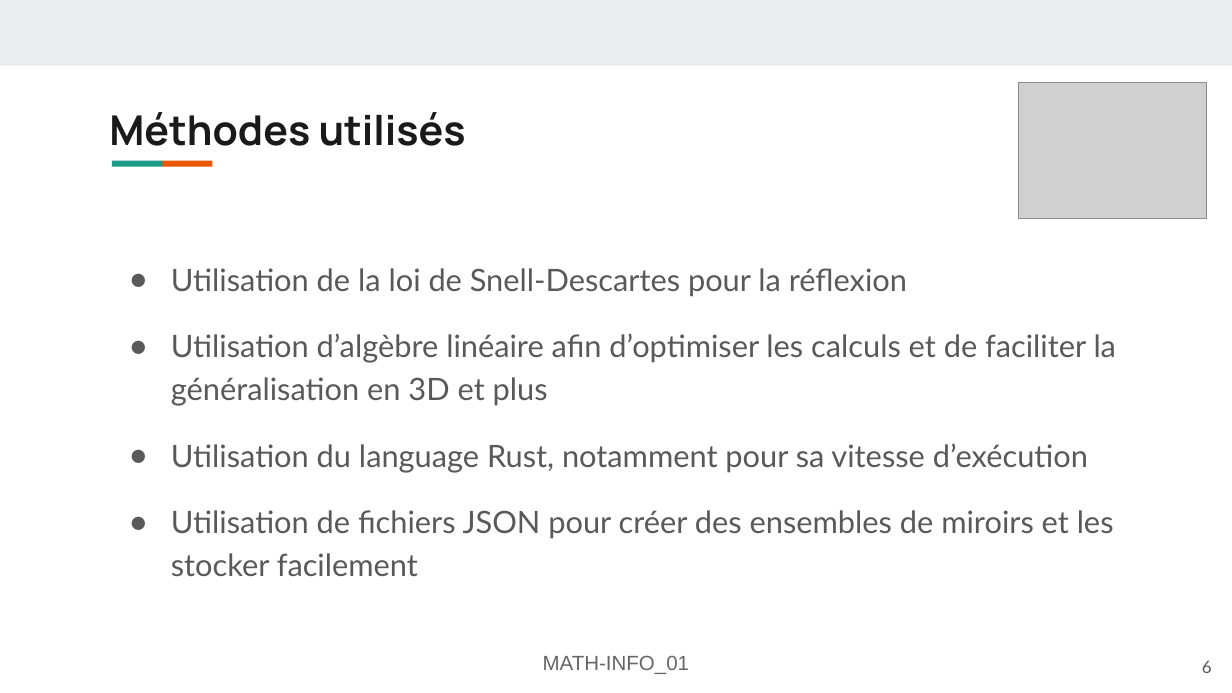
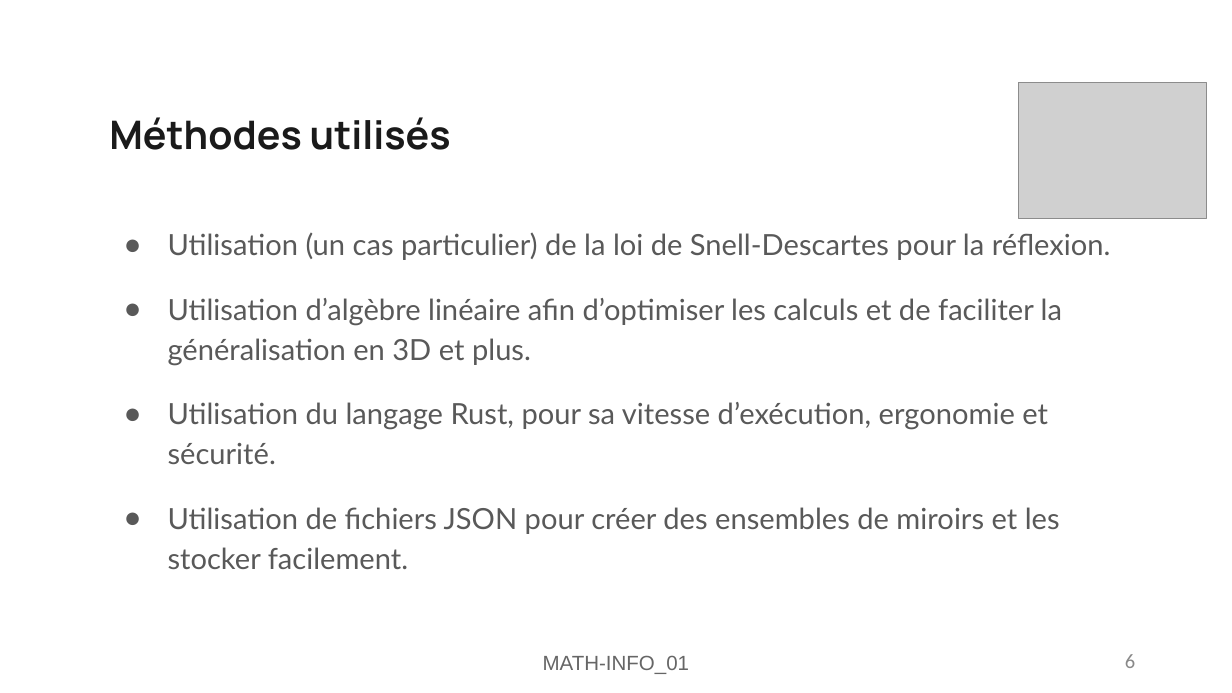
Before and after one commit to FlashOnFire/MirrorVerse, a slide deck: slide 6 of project_managment/pres2/MATH-INFO_01-Présentation-mirror-verse.odp. Drawn at 1232x693 pixels with LibreOffice and Linux fonts; fonts in the diff are those of the drawing; grey boxes stand for pictures. Boxes give left, top, right and bottom in pixels: in the first picture for what was removed or moved away, otherwise in the second. Text is boxed around its words. In the diff, an @@ line names an element or a change of style, - is before the commit and + after.

```diff
--- a/project_managment/pres2/MATH-INFO_01-Présentation-mirror-verse.odp
+++ b/project_managment/pres2/MATH-INFO_01-Présentation-mirror-verse.odp
@@ rectangle removed at (0,0,1232,65) @@
@@ title "Méthodes utilisés" at (109,117,451,150): size 24.1 to 23 pt; line spacing 0.9 to 1 @@
@@ rectangle removed at (112,160,163,166) @@
@@ rectangle removed at (161,160,212,166) @@
@@ text at (168,233,1111,569): text changed; size 18 to 17 pt @@
-● Utilisation de la loi de Snell-Descartes pour la réflexion
-● Utilisation d’algèbre linéaire afin d’optimiser les calculs et de faciliter la généralisation en 3D et plus
-● Utilisation du language Rust, notamment pour sa vitesse d’exécution
-● Utilisation de fichiers JSON pour créer des ensembles de miroirs et les stocker facilement
+● Utilisation (un cas particulier) de la loi de Snell-Descartes pour la réflexion.
+● Utilisation d’algèbre linéaire afin d’optimiser les calculs et de faciliter la généralisation en 3D et plus.
+● Utilisation du langage Rust, pour sa vitesse d’exécution, ergonomie et sécurité.
+● Utilisation de fichiers JSON pour créer des ensembles de miroirs et les stocker facilement.
@@ page number: place and size @@
-page number at (1202,660,1212,673)
+page number at (1125,654,1135,668)
@@ page number at (1125,654,1135,668): size 10 to 12 pt, font Lato to Calibri, text colour #595959 to #898989 @@
```
Also in this commit, not shown: 11 other slides changed, 5 other files.
